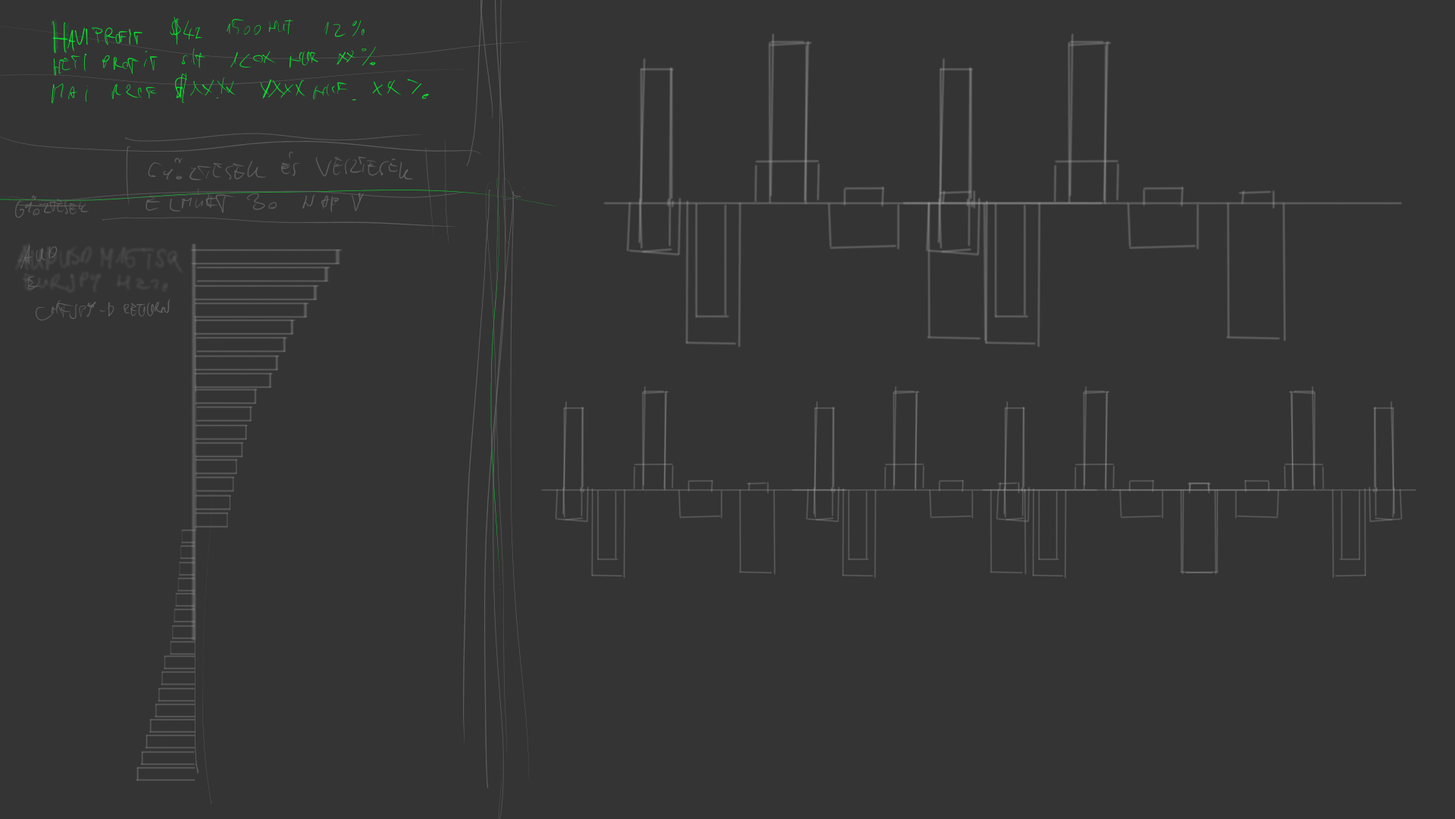
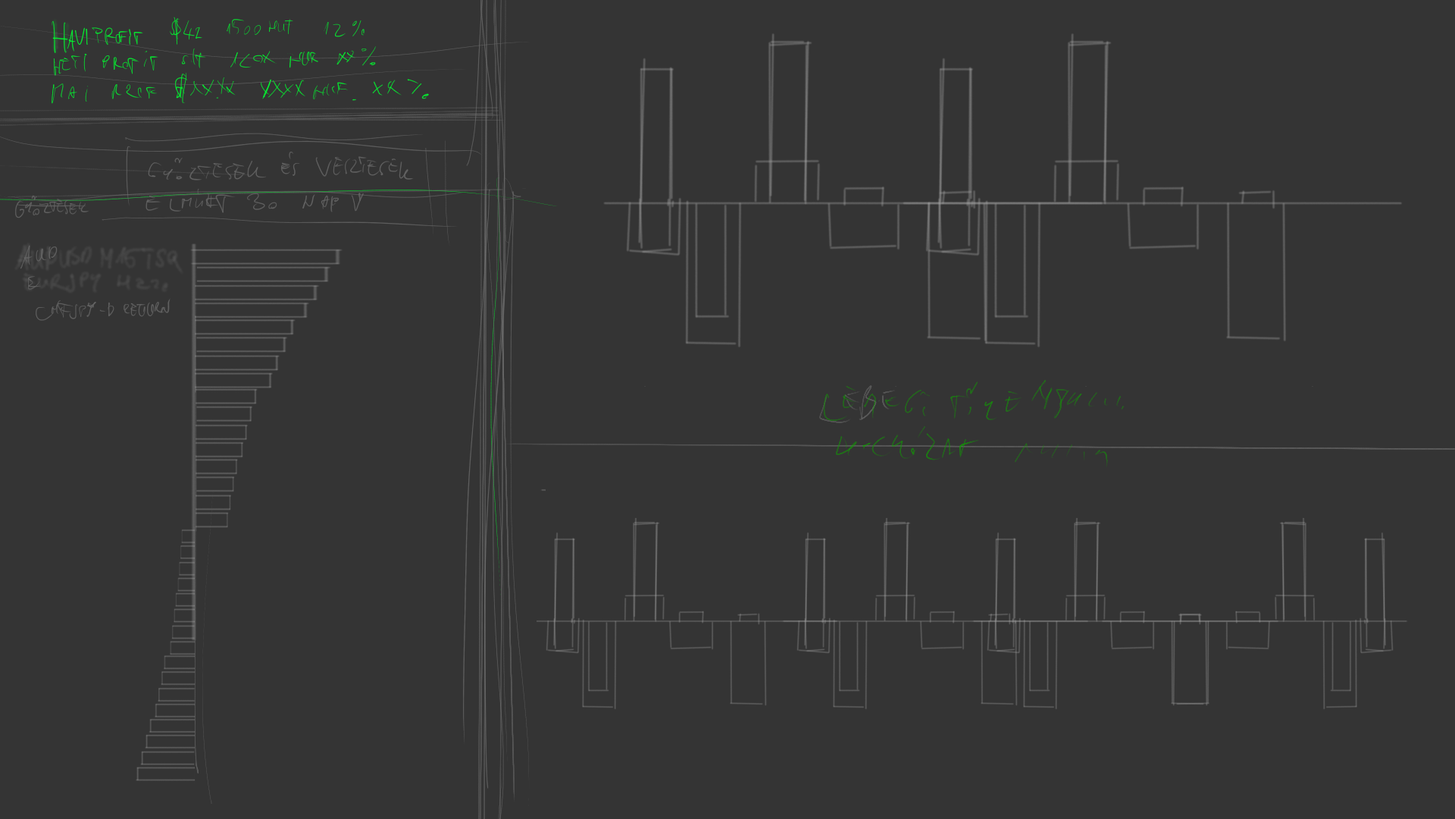
Before/after of a 1455 x 819 layered artwork. What changed in the layer stack:
removed layer "Layer 3 Merged" over [0, 0, 626, 819]
removed layer "Copy of Layer 2 Merged" over [479, 376, 1444, 668]
painted on "Layer 2 Merged" over [0, 0, 1455, 819]
